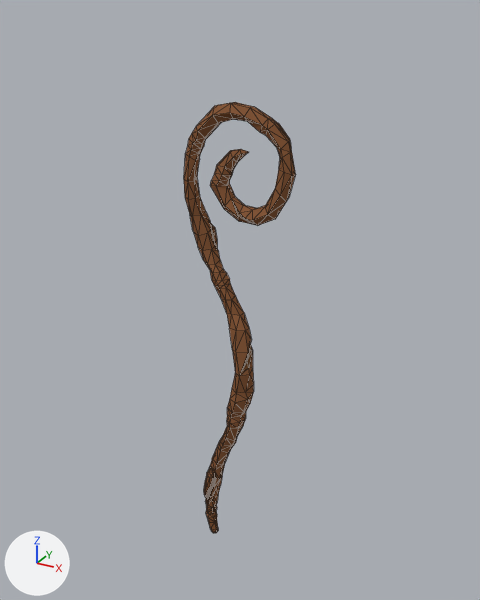
The Blender file Models/Blend/Staves/CommonWoodenStaff.blend: old version first, new version second.
Both versions are drawn from a 50 mm camera at (3.31, -6.14, 3.66) aimed at (-0.21, 0.26, 0.46). The axes (+X, +Y, +Z) are drawn at lower left. The lights are the same throughout. Mesh edges are drawn as thin lines.

Before the edit, the objects in view are built like this:
```python
me_cylinder = bpy.data.meshes.new('Cylinder')
me_cylinder.from_pydata(...)  # 534 vertices, 556 faces; spans x -8.5..6.0, y -2.4..2.4, z -30.2..27.7
# faces by material slot: [450, 106]
me_cylinder.materials.append(mat_lightwood)  # brown #895b3c
me_cylinder.materials.append(mat_staff_wood)  # brown #704a2d
ob_staff_8 = bpy.data.objects.new('Staff_8', me_cylinder)
ob_staff_8.location = (0.0, 0.0, 0.0)
ob_staff_8.scale = (0.0919, 0.0919, 0.1)
_m = ob_staff_8.modifiers.new('Triangulate', 'TRIANGULATE')
```
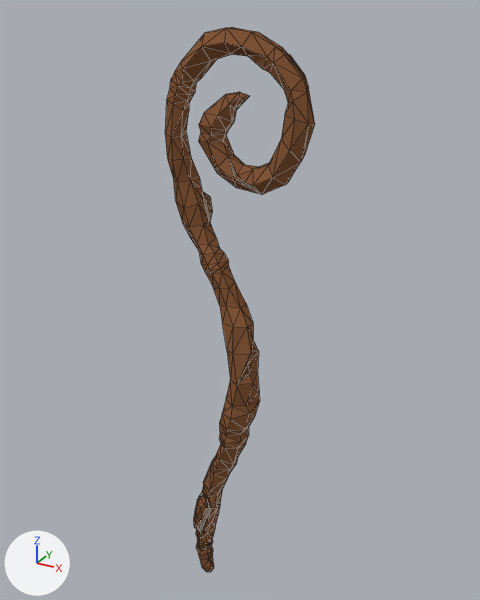
Boxes [x1, y1, x2, y2] around the edits, measured in the pictures (480 x 600 px):
'Staff_8', reshaped, rescaled (34% wider, 26% taller)
    before: [184, 102, 296, 533]
    after: [165, 27, 315, 572]

The change, as a list of edits to the scene's bpy script:
```text
Change me_cylinder:
    used by ob_staff_8; location = (0.0, 0.0, 0.0); scale = (0.0919, 0.0919, 0.1)
    remove me_cylinder.from_pydata(...)  # 534 vertices, 556 faces; spans x -8.5..6.0, y -2.4..2.4, z -30.2..27.7
    add me_cylinder.from_pydata(...)  # 534 vertices, 556 faces; spans x -8.6..6.3, y -2.7..2.6, z -30.2..27.8
    me_cylinder part 1: 440 of 534 vertices moved; they spanned x -8.5..6.0, y -2.4..2.4, z -30.0..27.7 and now span x -8.6..6.3, y -2.7..2.6, z -30.0..27.8; mean shift (0.0, 0.0, 0.0); largest move (-4.4, 1.0, 20.4) -> (-5.2, 1.2, 20.4)
Change ob_staff_8:
    ob_staff_8.scale: (0.0919, 0.0919, 0.1) -> (0.115, 0.115, 0.125)
```
